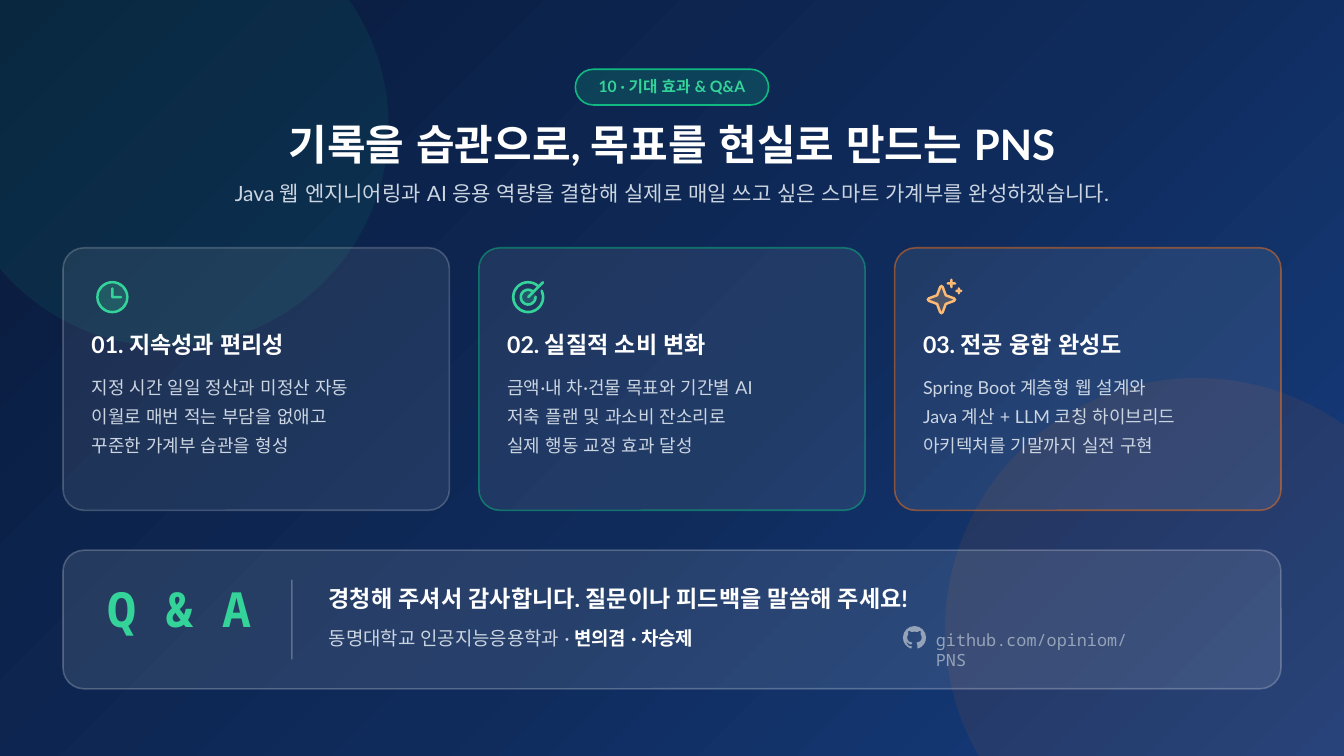
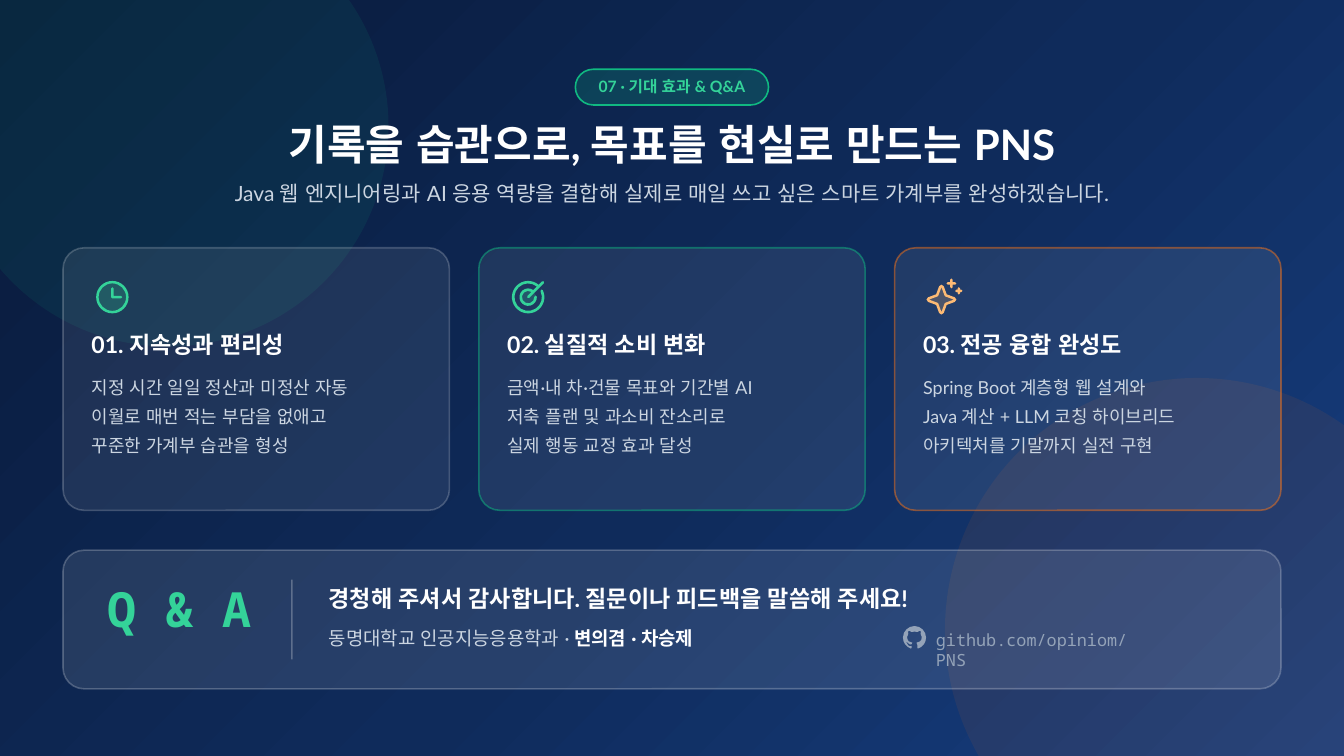
Before and after one commit to opiniom/PFS, a slide deck: slide 8 of docs/presentation/PNS_중간발표.pptx (slide 11 before the commit). Drawn at 1344x756 pixels with LibreOffice and Linux fonts; fonts in the diff are those of the drawing. Boxes give left, top, right and bottom in pixels: in the first picture for what was removed or moved away, otherwise in the second. Text is boxed around its words. In the diff, an @@ line names an element or a change of style, - is before the commit and + after.

```diff
--- a/docs/presentation/PNS_중간발표.pptx
+++ b/docs/presentation/PNS_중간발표.pptx
@@ text at (x1=599, y1=79, x2=745, y2=94): text changed @@
-10 · 기대 효과 & Q&A
+07 · 기대 효과 & Q&A
```
Also in this commit, not shown: 6 other slides changed, 3 slides removed, 1 other file.
